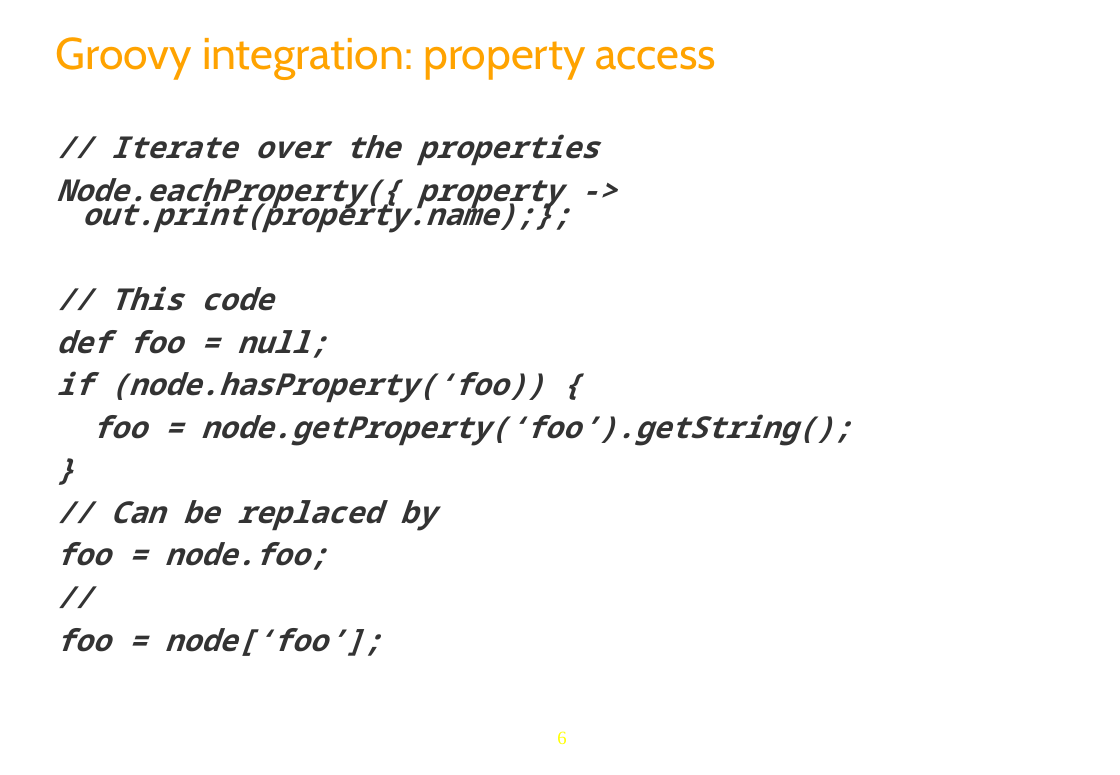
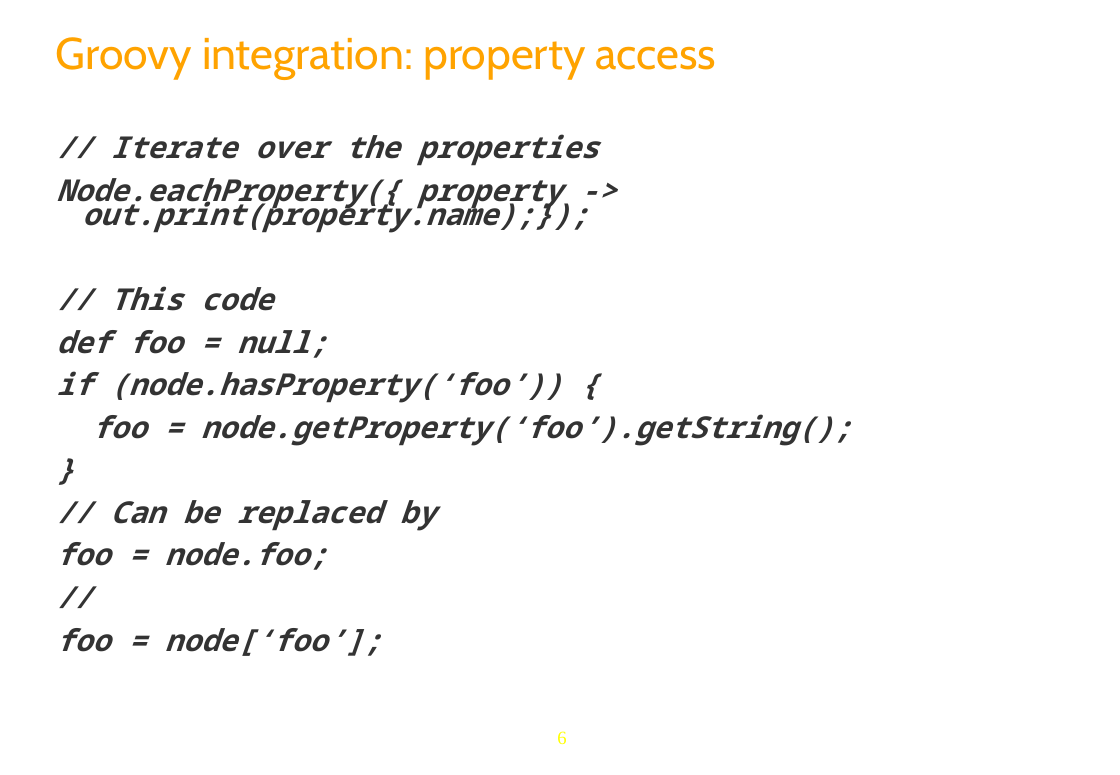
Before and after one commit to anhvurz90/training, a slide deck: slide 6 of exo-developer/420-crash/slides/420-CRaSH-XDev-en.pptx. Drawn at 1120x775 pixels with LibreOffice and Linux fonts; fonts in the diff are those of the drawing; background and template pictures are left out. Boxes give left, top, right and bottom in pixels: in the first picture for what was removed or moved away, otherwise in the second. Text is boxed around its words. In the diff, an @@ line names an element or a change of style, - is before the commit and + after.

```diff
--- a/exo-developer/420-crash/slides/420-CRaSH-XDev-en.pptx
+++ b/exo-developer/420-crash/slides/420-CRaSH-XDev-en.pptx
@@ text at (x1=56, y1=178, x2=588, y2=233): text changed @@
-Node.eachProperty({ property -> out.print(property.name);};
+Node.eachProperty({ property -> out.print(property.name);});
@@ text at (x1=56, y1=371, x2=562, y2=403): text changed @@
-if (node.hasProperty(‘foo)) {
+if (node.hasProperty(‘foo’)) {
```
Also in this commit, not shown: 8 other slides changed, 10 slides added, 8 other files.
